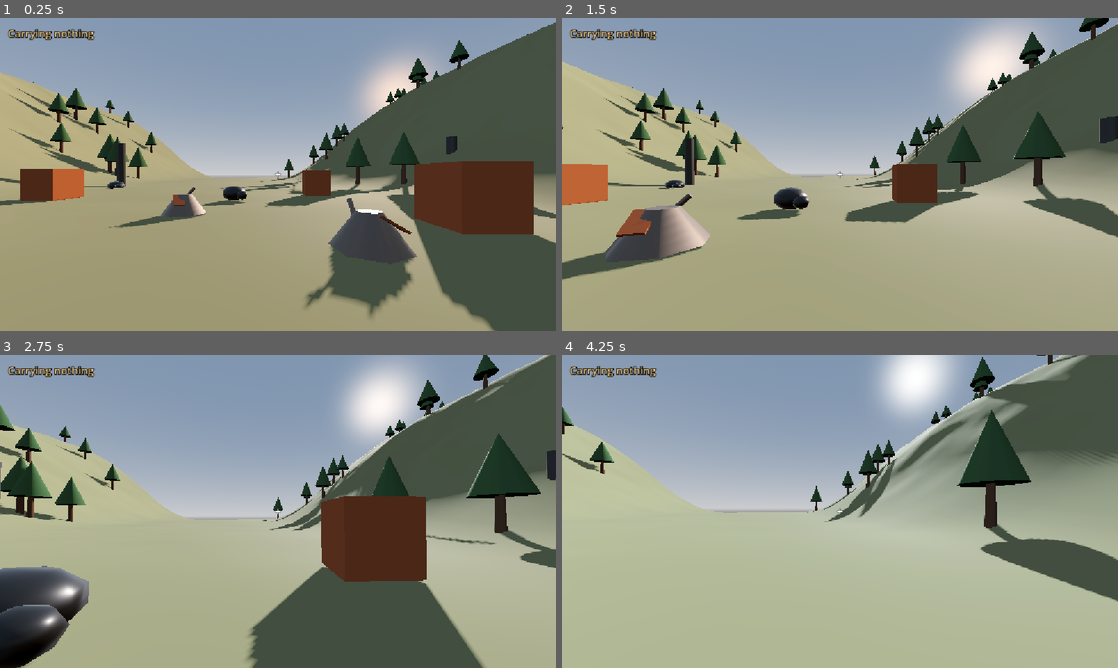
Above: before the commit, frames 1-4 (two rows, left to right).
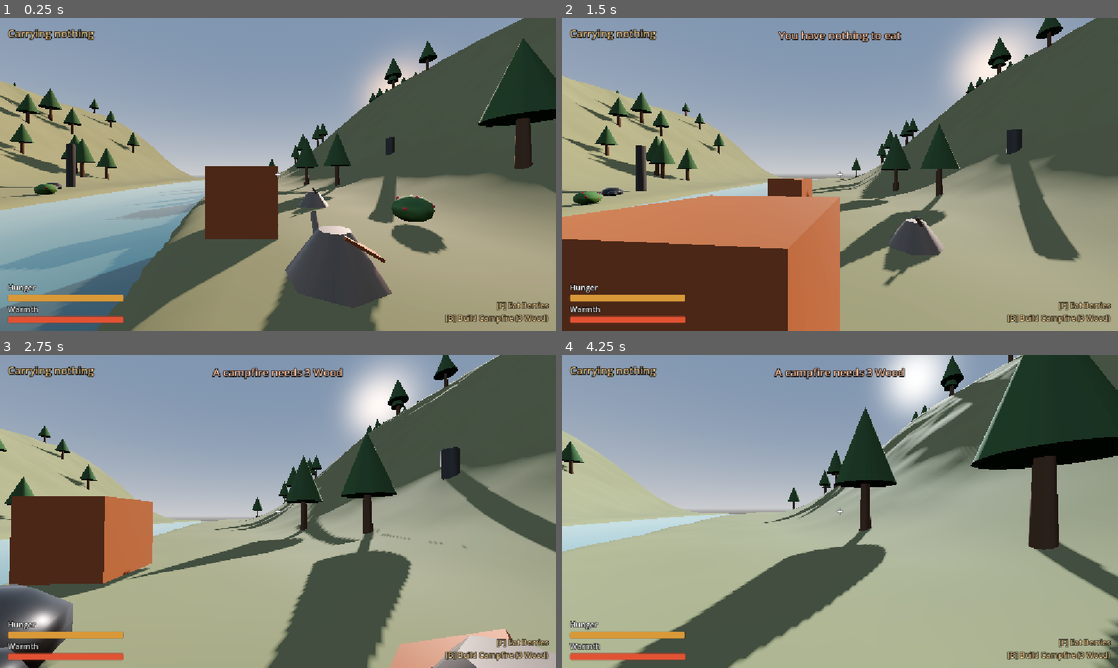
Above: after the commit, the same moments.

Repository: marcmarino83/Steampunk-Valley
Game: Godot game, scene res://world.tscn
The game is run twice, just before and just after one commit, with the same random seed, the same clock (stepped at 60 frames per second) and the same inputs.
Inputs (mouse positions are in pixels of both pictures, inside the frame that each line leads up to):
- Up to frame 1 (0.25 s): no input
- Up to frame 2 (1.5 s): tap Enter (ui_accept) at 0.5, 0.77 s; move the mouse to (867, 174) at 0.52 s; hold W from 0.53 s (still down); tap E at 0.6 s; tap F at 0.8, 1.35 s; move the mouse to (812, 174) at 1.27 s
- Up to frame 3 (2.75 s): keep holding W; tap Enter (ui_accept) at 1.52 s; tap B at 1.55, 2.1 s; move the mouse to (289, 505) at 2.02 s; tap E at 2.3 s
- Up to frame 4 (4.25 s): keep holding W; move the mouse to (834, 517) at 2.77 s; tap E at 2.85 s; tap Enter (ui_accept) at 3.02, 3.77 s; tap F at 3.05, 3.6 s; move the mouse to (878, 514) at 3.52 s; tap B at 3.8 s

The runs differ from the first frame. In frame 1, 50% of the frame differs, in the area x 0-100%, y 0-100%; in frame 2, 45%; in frame 3, 36%; in frame 4, 31%.

Commit message:
Add the river, and survival: hunger, warmth, berries and coal-burning campfires
Co-Authored-By: Claude Opus 5.5 <noreply@anthropic.com>

Diff:
--- /dev/null
+++ b/berry_bush.tscn
@@ -0,0 +1,65 @@
+[gd_scene format=3]
+
+[ext_resource type="Script" path="res://resource_node.gd" id="1_res"]
+
+[sub_resource type="BoxShape3D" id="BoxShape3D_bush"]
+size = Vector3(1.4, 1.0, 1.4)
+
+[sub_resource type="StandardMaterial3D" id="StandardMaterial3D_leaves"]
+albedo_color = Color(0.22, 0.36, 0.18, 1)
+roughness = 0.85
+
+[sub_resource type="SphereMesh" id="SphereMesh_bush"]
+material = SubResource("StandardMaterial3D_leaves")
+radius = 0.7
+height = 1.0
+radial_segments = 10
+rings = 5
+
+[sub_resource type="StandardMaterial3D" id="StandardMaterial3D_berry"]
+albedo_color = Color(0.72, 0.12, 0.18, 1)
+roughness = 0.4
+
+[sub_resource type="SphereMesh" id="SphereMesh_berry"]
+material = SubResource("StandardMaterial3D_berry")
+radius = 0.08
+height = 0.16
+radial_segments = 6
+rings = 3
+
+[node name="BerryBush" type="StaticBody3D"]
+script = ExtResource("1_res")
+resource_name = "Berries"
+amount_per_gather = 2
+
+[node name="CollisionShape3D" type="CollisionShape3D" parent="."]
+transform = Transform3D(1, 0, 0, 0, 1, 0, 0, 0, 1, 0, 0.5, 0)
+shape = SubResource("BoxShape3D_bush")
+
+[node name="MeshInstance3D" type="MeshInstance3D" parent="."]
+transform = Transform3D(1, 0, 0, 0, 1, 0, 0, 0, 1, 0, 0.5, 0)
+mesh = SubResource("SphereMesh_bush")
+
+[node name="Berry" type="MeshInstance3D" parent="MeshInstance3D"]
+transform = Transform3D(1, 0, 0, 0, 1, 0, 0, 0, 1, 0.45, 0.15, 0.4)
+mesh = SubResource("SphereMesh_berry")
+
+[node name="Berry2" type="MeshInstance3D" parent="MeshInstance3D"]
+transform = Transform3D(1, 0, 0, 0, 1, 0, 0, 0, 1, -0.5, 0.05, 0.38)
+mesh = SubResource("SphereMesh_berry")
+
+[node name="Berry3" type="MeshInstance3D" parent="MeshInstance3D"]
+transform = Transform3D(1, 0, 0, 0, 1, 0, 0, 0, 1, 0.1, 0.3, -0.55)
+mesh = SubResource("SphereMesh_berry")
+
+[node name="Berry4" type="MeshInstance3D" parent="MeshInstance3D"]
+transform = Transform3D(1, 0, 0, 0, 1, 0, 0, 0, 1, -0.3, 0.32, -0.4)
+mesh = SubResource("SphereMesh_berry")
+
+[node name="Berry5" type="MeshInstance3D" parent="MeshInstance3D"]
+transform = Transform3D(1, 0, 0, 0, 1, 0, 0, 0, 1, 0.6, -0.05, -0.2)
+mesh = SubResource("SphereMesh_berry")
+
+[node name="Berry6" type="MeshInstance3D" parent="MeshInstance3D"]
+transform = Transform3D(1, 0, 0, 0, 1, 0, 0, 0, 1, 0, 0.42, 0.25)
+mesh = SubResource("SphereMesh_berry")
--- /dev/null
+++ b/campfire.gd
@@ -0,0 +1,55 @@
+class_name Campfire
+extends StaticBody3D
+
+## How long one lump of coal keeps the fire going, in seconds
+@export var burn_time_per_coal := 60.0
+## The most fuel the fire can hold at once, in seconds
+@export var max_fuel := 300.0
+## How close you need to be to feel the heat
+@export var warmth_radius := 6.0
+
+@onready var flame: Node3D = $Flame
+@onready var light: OmniLight3D = $Light
+
+## Seconds of burning left
+var fuel := 0.0
+
+
+func _ready() -> void:
+	add_to_group("campfires")
+
+
+func is_lit() -> bool:
+	return fuel > 0.0
+
+
+func can_interact() -> bool:
+	return true
+
+
+func get_prompt() -> String:
+	if is_lit():
+		return "Add Coal (%ds left)" % ceili(fuel)
+	return "Light with Coal"
+
+
+func interact(player) -> void:
+	if fuel + burn_time_per_coal > max_fuel:
+		player.flash("The fire can't take any more coal yet")
+	elif player.remove_item("Coal", 1):
+		fuel += burn_time_per_coal
+	else:
+		player.flash("You need Coal to fuel the fire")
+
+
+func _process(delta: float) -> void:
+	fuel = maxf(fuel - delta, 0.0)
+	flame.visible = is_lit()
+	light.visible = is_lit()
+
+	if is_lit():
+		# Flicker: two wobbles at different speeds so it never looks regular
+		var t := Time.get_ticks_msec() * 0.001
+		var flicker := sin(t * 13.0) * 0.5 + sin(t * 7.3) * 0.5
+		light.light_energy = 2.0 + flicker * 0.4
+		flame.scale = Vector3(1.0, 1.0 + flicker * 0.12, 1.0)
--- /dev/null
+++ b/campfire.tscn
@@ -0,0 +1,69 @@
+[gd_scene format=3]
+
+[ext_resource type="Script" path="res://campfire.gd" id="1_fire"]
+
+[sub_resource type="CylinderShape3D" id="CylinderShape3D_fire"]
+height = 0.3
+radius = 0.6
+
+[sub_resource type="StandardMaterial3D" id="StandardMaterial3D_stone"]
+albedo_color = Color(0.4, 0.39, 0.37, 1)
+roughness = 0.95
+
+[sub_resource type="TorusMesh" id="TorusMesh_stones"]
+material = SubResource("StandardMaterial3D_stone")
+inner_radius = 0.4
+outer_radius = 0.62
+rings = 12
+ring_segments = 6
+
+[sub_resource type="StandardMaterial3D" id="StandardMaterial3D_log"]
+albedo_color = Color(0.2901961, 0.20392157, 0.14117648, 1)
+roughness = 0.9
+
+[sub_resource type="BoxMesh" id="BoxMesh_log"]
+material = SubResource("StandardMaterial3D_log")
+size = Vector3(0.8, 0.12, 0.12)
+
+[sub_resource type="StandardMaterial3D" id="StandardMaterial3D_flame"]
+shading_mode = 0
+albedo_color = Color(1, 0.55, 0.15, 1)
+
+[sub_resource type="CylinderMesh" id="CylinderMesh_flame"]
+material = SubResource("StandardMaterial3D_flame")
+top_radius = 0.0
+bottom_radius = 0.25
+height = 0.7
+radial_segments = 8
+rings = 1
+
+[node name="Campfire" type="StaticBody3D"]
+script = ExtResource("1_fire")
+
+[node name="CollisionShape3D" type="CollisionShape3D" parent="."]
+transform = Transform3D(1, 0, 0, 0, 1, 0, 0, 0, 1, 0, 0.15, 0)
+shape = SubResource("CylinderShape3D_fire")
+
+[node name="Stones" type="MeshInstance3D" parent="."]
+transform = Transform3D(1, 0, 0, 0, 1, 0, 0, 0, 1, 0, 0.1, 0)
+mesh = SubResource("TorusMesh_stones")
+
+[node name="Log" type="MeshInstance3D" parent="."]
+transform = Transform3D(0.707107, 0, -0.707107, 0, 1, 0, 0.707107, 0, 0.707107, 0, 0.1, 0)
+mesh = SubResource("BoxMesh_log")
+
+[node name="Log2" type="MeshInstance3D" parent="."]
+transform = Transform3D(0.707107, 0, 0.707107, 0, 1, 0, -0.707107, 0, 0.707107, 0, 0.2, 0)
+mesh = SubResource("BoxMesh_log")
+
+[node name="Flame" type="MeshInstance3D" parent="."]
+visible = false
+transform = Transform3D(1, 0, 0, 0, 1, 0, 0, 0, 1, 0, 0.5, 0)
+mesh = SubResource("CylinderMesh_flame")
+
+[node name="Light" type="OmniLight3D" parent="."]
+visible = false
+transform = Transform3D(1, 0, 0, 0, 1, 0, 0, 0, 1, 0, 0.7, 0)
+light_color = Color(1, 0.62, 0.32, 1)
+light_energy = 2.0
+omni_range = 9.0
--- a/directional_light_3d.gd
+++ b/directional_light_3d.gd
@@ -6,6 +6,13 @@
 @export_range(0.0, 1.0) var time_of_day := 0.3
 ## The sky, so it can dim at night
 @export var world_environment: WorldEnvironment
+
+## 1 in full daylight, 0 at night. The player reads this to know how cold it is.
+var daylight := 1.0
+
+
+func _ready() -> void:
+	add_to_group("sun")
 
 
 func _process(delta: float) -> void:
@@ -17,7 +24,7 @@
 
 	# How high the sun is: 1 at noon, 0 at the horizon, below 0 at night
 	var sun_height := sin((time_of_day - 0.25) * TAU)
-	var daylight := clampf(sun_height * 3.0, 0.0, 1.0)
+	daylight = clampf(sun_height * 3.0, 0.0, 1.0)
 
 	# Fade the sunlight, and warm it to orange near sunrise and sunset
 	light_energy = daylight
--- a/player.gd
+++ b/player.gd
@@ -3,14 +3,39 @@
 const WALK_SPEED = 5.0
 const JUMP_VELOCITY = 4.5
 const MOUSE_SENSITIVITY = 0.002
+
+## Hunger lost per second. A full belly lasts about 4 in-game days.
+const HUNGER_DRAIN = 0.2
+## How much hunger one berry fills back up
+const BERRY_FOOD = 15.0
+## Warmth lost per second in the dead of night, and gained back at midday
+const NIGHT_CHILL = 1.5
+const DAY_WARMTH = 0.3
+## Warmth gained per second standing by a lit campfire
+const FIRE_WARMTH = 6.0
+## Wood it takes to build a campfire
+const CAMPFIRE_COST = 3
+
+const CAMPFIRE_SCENE = preload("res://campfire.tscn")
 
 @onready var camera: Camera3D = $Camera3D
 @onready var interact_ray: RayCast3D = $Camera3D/InteractRay
 @onready var prompt_label: Label = $HUD/Prompt
 @onready var inventory_label: Label = $HUD/Inventory
+@onready var hunger_bar: ProgressBar = $HUD/Meters/HungerBar
+@onready var warmth_bar: ProgressBar = $HUD/Meters/WarmthBar
+@onready var status_label: Label = $HUD/Status
 
 ## What you're carrying, like {"Scrap": 3, "Coal": 1}
 var inventory := {}
+## 100 = full, 0 = starving
+var hunger := 100.0
+## 100 = toasty, 0 = freezing
+var warmth := 100.0
+
+# A short message shown at the top of the screen, and how long it has left
+var _message := ""
+var _message_time := 0.0
 
 
 func _ready() -> void:
@@ -21,9 +46,11 @@
 	_update_inventory_label()
 
 
-func _process(_delta: float) -> void:
-	# Show "[E] Gather ..." while you're looking at something gatherable
-	var target := _looked_at_resource()
+func _process(delta: float) -> void:
+	_update_survival(delta)
+
+	# Show "[E] ..." while you're looking at something you can use
+	var target = _looked_at()
 	prompt_label.visible = target != null
 	if target:
 		prompt_label.text = "[E] %s" % target.get_prompt()
@@ -42,14 +69,17 @@
 	elif event is InputEventMouseButton and event.pressed:
 		Input.mouse_mode = Input.MOUSE_MODE_CAPTURED
 
-	# E gathers whatever you're looking at
-	if event is InputEventKey and event.pressed and not event.echo and event.keycode == KEY_E:
-		var target := _looked_at_resource()
-		if target:
-			var amount := target.gather()
-			# Some things (like trees) take a few hits before giving anything
-			if amount > 0:
-				_add_to_inventory(target.resource_name, amount)
+	if event is InputEventKey and event.pressed and not event.echo:
+		match event.keycode:
+			KEY_E:
+				# Gather, chop, or feed a fire: whatever you're looking at
+				var target = _looked_at()
+				if target:
+					target.interact(self)
+			KEY_F:
+				_eat()
+			KEY_B:
+				_build_campfire()
 
 
 func _physics_process(delta: float) -> void:
@@ -68,27 +98,113 @@
 	if Input.is_key_pressed(KEY_A): input_dir.x -= 1
 	if Input.is_key_pressed(KEY_D): input_dir.x += 1
 
+	# Starving or freezing slows you to a trudge
+	var speed := WALK_SPEED
+	if hunger <= 0.0 or warmth <= 0.0:
+		speed *= 0.5
+
 	# Turn the key presses into movement in the direction you're facing
 	var direction := (transform.basis * Vector3(input_dir.x, 0, input_dir.y)).normalized()
-	velocity.x = direction.x * WALK_SPEED
-	velocity.z = direction.z * WALK_SPEED
+	velocity.x = direction.x * speed
+	velocity.z = direction.z * speed
 
 	move_and_slide()
 
 
-## The gatherable thing in front of you (within reach), or null
-func _looked_at_resource() -> ResourceNode:
+## Shows a short message at the top of the screen
+func flash(text: String) -> void:
+	_message = text
+	_message_time = 2.5
+
+
+func add_item(item: String, amount: int) -> void:
+	inventory[item] = inventory.get(item, 0) + amount
+	_update_inventory_label()
+
+
+## Takes items out of your pockets. Returns false (and takes nothing) if you don't have enough.
+func remove_item(item: String, amount: int) -> bool:
+	if inventory.get(item, 0) < amount:
+		return false
+	inventory[item] -= amount
+	if inventory[item] == 0:
+		inventory.erase(item)
+	_update_inventory_label()
+	return true
+
+
+## The thing in front of you (within reach) that E would use, or null
+func _looked_at() -> Object:
 	if interact_ray.is_colliding():
-		var target := interact_ray.get_collider() as ResourceNode
+		var target = interact_ray.get_collider()
 		# Stumps and emptied piles are still there, but have nothing left
-		if target and target.gathers_left > 0:
+		if target and target.has_method("interact") and target.can_interact():
 			return target
 	return null
 
 
-func _add_to_inventory(item: String, amount: int) -> void:
-	inventory[item] = inventory.get(item, 0) + amount
-	_update_inventory_label()
+func _update_survival(delta: float) -> void:
+	hunger = maxf(hunger - HUNGER_DRAIN * delta, 0.0)
+
+	# Chilly at night, slowly warming by day, and quickly warming by a fire
+	var daylight := 1.0
+	var sun = get_tree().get_first_node_in_group("sun")
+	if sun:
+		daylight = sun.daylight
+	var warmth_change := lerpf(-NIGHT_CHILL, DAY_WARMTH, daylight)
+	if _near_lit_fire():
+		warmth_change = FIRE_WARMTH
+	warmth = clampf(warmth + warmth_change * delta, 0.0, 100.0)
+
+	hunger_bar.value = hunger
+	warmth_bar.value = warmth
+
+	# A recent message wins; otherwise warn about anything that's run out
+	_message_time -= delta
+	if _message_time > 0.0:
+		status_label.text = _message
+	else:
+		var warnings: PackedStringArray = []
+		if hunger <= 0.0:
+			warnings.append("You're starving! Eat something [F]")
+		if warmth <= 0.0:
+			warnings.append("You're freezing! Get to a fire")
+		status_label.text = "\n".join(warnings)
+
+
+func _near_lit_fire() -> bool:
+	for fire in get_tree().get_nodes_in_group("campfires"):
+		if fire.is_lit() and global_position.distance_to(fire.global_position) < fire.warmth_radius:
+			return true
+	return false
+
+
+func _eat() -> void:
+	if hunger >= 100.0:
+		flash("You're not hungry")
+	elif remove_item("Berries", 1):
+		hunger = minf(hunger + BERRY_FOOD, 100.0)
+	else:
+		flash("You have nothing to eat")
+
+
+func _build_campfire() -> void:
+	if not remove_item("Wood", CAMPFIRE_COST):
+		flash("A campfire needs %d Wood" % CAMPFIRE_COST)
+		return
+
+	# Set it down on the ground a couple of steps in front of you
+	var spot := global_position - global_basis.z * 2.0
+	var query := PhysicsRayQueryParameters3D.create(spot + Vector3.UP * 3.0, spot + Vector3.DOWN * 5.0)
+	query.exclude = [get_rid()]
+	var hit := get_world_3d().direct_space_state.intersect_ray(query)
+	if hit:
+		spot = hit["position"]
+
+	var fire := CAMPFIRE_SCENE.instantiate()
+	get_parent().add_child(fire)
+	fire.global_position = spot
+	flash("Campfire built. Look at it and press E to add Coal")
 
 
 func _update_inventory_label() -> void:
--- a/player.tscn
+++ b/player.tscn
@@ -5,6 +5,27 @@
 [sub_resource type="CapsuleShape3D" id="CapsuleShape3D_body"]
 
 [sub_resource type="CapsuleMesh" id="CapsuleMesh_body"]
+
+[sub_resource type="StyleBoxFlat" id="StyleBoxFlat_meter_bg"]
+bg_color = Color(0, 0, 0, 0.55)
+corner_radius_top_left = 3
+corner_radius_top_right = 3
+corner_radius_bottom_right = 3
+corner_radius_bottom_left = 3
+
+[sub_resource type="StyleBoxFlat" id="StyleBoxFlat_hunger"]
+bg_color = Color(0.85, 0.6, 0.22, 1)
+corner_radius_top_left = 3
+corner_radius_top_right = 3
+corner_radius_bottom_right = 3
+corner_radius_bottom_left = 3
+
+[sub_resource type="StyleBoxFlat" id="StyleBoxFlat_warmth"]
+bg_color = Color(0.88, 0.32, 0.2, 1)
+corner_radius_top_left = 3
+corner_radius_top_right = 3
+corner_radius_bottom_right = 3
+corner_radius_bottom_left = 3
 
 [node name="Player" type="CharacterBody3D" unique_id=925832463]
 script = ExtResource("1_4flbx")
@@ -62,3 +83,73 @@
 theme_override_constants/outline_size = 6
 theme_override_font_sizes/font_size = 22
 text = "Carrying nothing"
+
+[node name="Meters" type="VBoxContainer" parent="HUD"]
+anchors_preset = 2
+anchor_top = 1.0
+anchor_bottom = 1.0
+offset_left = 16.0
+offset_top = -120.0
+offset_right = 256.0
+offset_bottom = -16.0
+grow_vertical = 0
+alignment = 2
+
+[node name="HungerLabel" type="Label" parent="HUD/Meters"]
+theme_override_colors/font_outline_color = Color(0, 0, 0, 1)
+theme_override_constants/outline_size = 5
+theme_override_font_sizes/font_size = 16
+text = "Hunger"
+
+[node name="HungerBar" type="ProgressBar" parent="HUD/Meters"]
+custom_minimum_size = Vector2(240, 14)
+theme_override_styles/background = SubResource("StyleBoxFlat_meter_bg")
+theme_override_styles/fill = SubResource("StyleBoxFlat_hunger")
+value = 100.0
+show_percentage = false
+
+[node name="WarmthLabel" type="Label" parent="HUD/Meters"]
+theme_override_colors/font_outline_color = Color(0, 0, 0, 1)
+theme_override_constants/outline_size = 5
+theme_override_font_sizes/font_size = 16
+text = "Warmth"
+
+[node name="WarmthBar" type="ProgressBar" parent="HUD/Meters"]
+custom_minimum_size = Vector2(240, 14)
+theme_override_styles/background = SubResource("StyleBoxFlat_meter_bg")
+theme_override_styles/fill = SubResource("StyleBoxFlat_warmth")
+value = 100.0
+show_percentage = false
+
+[node name="Status" type="Label" parent="HUD"]
+anchors_preset = 10
+anchor_right = 1.0
+offset_top = 20.0
+offset_bottom = 90.0
+grow_horizontal = 2
+theme_override_colors/font_color = Color(1, 0.78, 0.65, 1)
+theme_override_colors/font_outline_color = Color(0, 0, 0, 1)
+theme_override_constants/outline_size = 6
+theme_override_font_sizes/font_size = 22
+horizontal_alignment = 1
+
+[node name="Hints" type="Label" parent="HUD"]
+anchors_preset = 3
+anchor_left = 1.0
+anchor_top = 1.0
+anchor_right = 1.0
+anchor_bottom = 1.0
+offset_left = -420.0
+offset_top = -70.0
+offset_right = -16.0
+offset_bottom = -16.0
+grow_horizontal = 0
+grow_vertical = 0
+theme_override_colors/font_color = Color(0.94, 0.8, 0.55, 1)
+theme_override_colors/font_outline_color = Color(0, 0, 0, 1)
+theme_override_constants/outline_size = 5
+theme_override_font_sizes/font_size = 16
+text = "[F] Eat Berries
+[B] Build Campfire (3 Wood)"
+horizontal_alignment = 2
+vertical_alignment = 2
--- a/resource_node.gd
+++ b/resource_node.gd
@@ -11,9 +11,22 @@
 var _tween: Tween
 
 
+## Whether looking at this shows a prompt (stumps and emptied piles don't)
+func can_interact() -> bool:
+	return gathers_left > 0
+
+
 ## The text shown after "[E]" when you look at this
 func get_prompt() -> String:
 	return "Gather %s" % resource_name
+
+
+## What happens when you press E on this
+func interact(player) -> void:
+	var amount := gather()
+	# Some things (like trees) take a few hits before giving anything
+	if amount > 0:
+		player.add_item(resource_name, amount)
 
 
 ## Takes one gather's worth from this pile and returns how much you got
--- a/valley.gd
+++ b/valley.gd
@@ -15,7 +15,17 @@
 @export var bump_height := 2.0
 ## Change this for a differently shaped valley
 @export var map_seed := 1
+## Width of the river's flat bed, down the middle of the valley floor
+@export var river_width := 8.0
+## How far the muddy banks slope up on each side of the bed
+@export var bank_width := 2.5
+## How far the riverbed sinks below the valley floor
+@export var river_depth := 1.5
+## Height of the water surface (the valley floor is around 0)
+@export var water_level := -0.4
 @export var ground_material: Material
+## Leave empty to use a plain see-through blue
+@export var water_material: Material
 @export var tree_scene: PackedScene
 @export var tree_count := 150
 ## Tick this in the Inspector to rebuild after changing settings
@@ -41,8 +51,11 @@
 	var distance_from_center := absf(x - valley_center(z))
 	var t := clampf((distance_from_center - floor_width * 0.5) / slope_width, 0.0, 1.0)
 	var height := smoothstep(0.0, 1.0, t) * hill_height
-	# Lumps: small on the valley floor, bigger up on the hills
-	height += noise.get_noise_2d(x, z) * bump_height * (0.3 + t)
+	# The riverbed: 1 on the flat bed, easing to 0 at the top of the banks
+	var river := 1.0 - smoothstep(river_width * 0.5, river_width * 0.5 + bank_width, distance_from_center)
+	height -= river * river_depth
+	# Lumps: small on the valley floor, bigger up on the hills, none in the riverbed
+	height += noise.get_noise_2d(x, z) * bump_height * (0.3 + t) * (1.0 - river)
 	return height
 
 
@@ -99,6 +112,32 @@
 	collision.scale = Vector3(step, 1.0, step)
 	add_child(collision)
 
+	# Lay a flat water ribbon along the river, tucked under the banks at its edges
+	var water_half_width := river_width * 0.5 + bank_width
+	var water := SurfaceTool.new()
+	water.begin(Mesh.PRIMITIVE_TRIANGLES)
+	for zi in points:
+		var z := -half + zi * step
+		var center := valley_center(z)
+		water.set_uv(Vector2(0, zi * 0.2))
+		water.add_vertex(Vector3(center - water_half_width, water_level, z))
+		water.set_uv(Vector2(1, zi * 0.2))
+		water.add_vertex(Vector3(center + water_half_width, water_level, z))
+	for zi in resolution:
+		var i := zi * 2
+		water.add_index(i)
+		water.add_index(i + 1)
+		water.add_index(i + 2)
+		water.add_index(i + 1)
+		water.add_index(i + 3)
+		water.add_index(i + 2)
+	water.generate_normals()
+
+	var river_surface := MeshInstance3D.new()
+	river_surface.mesh = water.commit()
+	river_surface.material_override = water_material if water_material else _default_water()
+	add_child(river_surface)
+
 	# Scatter trees on the slopes, keeping the valley floor open
 	if tree_scene:
 		var rng := RandomNumberGenerator.new()
@@ -117,3 +156,15 @@
 			tree.scale = Vector3.ONE * rng.randf_range(0.8, 1.4)
 			add_child(tree)
 			placed += 1
+
+
+# Clear blue-green water you can see the riverbed through
+func _default_water() -> StandardMaterial3D:
+	var material := StandardMaterial3D.new()
+	material.albedo_color = Color(0.2, 0.42, 0.5, 0.7)
+	material.transparency = BaseMaterial3D.TRANSPARENCY_ALPHA
+	material.metallic = 0.3
+	material.roughness = 0.08
+	# Visible from underneath too, if you wade in and look up
+	material.cull_mode = BaseMaterial3D.CULL_DISABLED
+	return material
--- a/world.tscn
+++ b/world.tscn
@@ -6,6 +6,7 @@
 [ext_resource type="PackedScene" path="res://coal_deposit.tscn" id="3_coal"]
 [ext_resource type="Script" uid="uid://ot3536xogk55" path="res://valley.gd" id="5_dwbse"]
 [ext_resource type="PackedScene" uid="uid://chlsvu01bkeuv" path="res://tree.tscn" id="6_pkg7o"]
+[ext_resource type="PackedScene" path="res://berry_bush.tscn" id="7_berry"]
 
 [sub_resource type="ProceduralSkyMaterial" id="ProceduralSkyMaterial_sky"]
 sky_horizon_color = Color(0.662243, 0.671743, 0.686743, 1)
@@ -40,7 +41,7 @@
 environment = SubResource("Environment_main")
 
 [node name="Player" parent="." unique_id=232283361 instance=ExtResource("1_f3sb7")]
-transform = Transform3D(1, 0, 0, 0, 1, 0, 0, 0, 1, -0.06529802, 0.9565052, -1.3831979)
+transform = Transform3D(1, 0, 0, 0, 1, 0, 0, 0, 1, 7, 1.5, -1.4)
 
 [node name="Crate" type="CSGBox3D" parent="." unique_id=480294850]
 transform = Transform3D(1, 0, 0, 0, 1, 0, 0, 0, 1, 6, 1, -8)
@@ -91,10 +92,10 @@
 material = SubResource("StandardMaterial3D_iron")
 
 [node name="ScrapPile" parent="." unique_id=941276853 instance=ExtResource("2_scrap")]
-transform = Transform3D(1, 0, 0, 0, 1, 0, 0, 0, 1, 2, 0, -6)
+transform = Transform3D(1, 0, 0, 0, 1, 0, 0, 0, 1, 8, 0, -5)
 
 [node name="ScrapPile2" parent="." unique_id=1110637839 instance=ExtResource("2_scrap")]
-transform = Transform3D(0.5, 0, -0.866025, 0, 1, 0, 0.866025, 0, 0.5, -4, 0, -10)
+transform = Transform3D(0.5, 0, -0.866025, 0, 1, 0, 0.866025, 0, 0.5, -11, 0, -11)
 
 [node name="ScrapPile3" parent="." unique_id=1693362002 instance=ExtResource("2_scrap")]
 transform = Transform3D(-0.707107, 0, 0.707107, 0, 1, 0, -0.707107, 0, -0.707107, 9, 0, -13)
@@ -103,7 +104,7 @@
 transform = Transform3D(0, 0, 1, 0, 1, 0, -1, 0, 0, -12, 0, 3)
 
 [node name="CoalDeposit" parent="." unique_id=1332049323 instance=ExtResource("3_coal")]
-transform = Transform3D(1, 0, 0, 0, 1, 0, 0, 0, 1, -3, 0, -15)
+transform = Transform3D(1, 0, 0, 0, 1, 0, 0, 0, 1, 5, 0, -14)
 
 [node name="CoalDeposit2" parent="." unique_id=2061046327 instance=ExtResource("3_coal")]
 transform = Transform3D(0.866025, 0, 0.5, 0, 1, 0, -0.5, 0, 0.866025, 15, 0, -20)
@@ -113,6 +114,25 @@
 
 [node name="Valley" type="StaticBody3D" parent="." unique_id=361776968]
 script = ExtResource("5_dwbse")
+resolution = 256
 ground_material = SubResource("StandardMaterial3D_tisue")
 tree_scene = ExtResource("6_pkg7o")
 rebuild = true
+
+[node name="BerryBush" parent="." instance=ExtResource("7_berry")]
+transform = Transform3D(1, 0, 0, 0, 1, 0, 0, 0, 1, 10, 0, 2)
+
+[node name="BerryBush2" parent="." instance=ExtResource("7_berry")]
+transform = Transform3D(1, 0, 0, 0, 1, 0, 0, 0, 1, -9, 0, 1)
+
+[node name="BerryBush3" parent="." instance=ExtResource("7_berry")]
+transform = Transform3D(1, 0, 0, 0, 1, 0, 0, 0, 1, 12, 0, -9)
+
+[node name="BerryBush4" parent="." instance=ExtResource("7_berry")]
+transform = Transform3D(1, 0, 0, 0, 1, 0, 0, 0, 1, -13, 0, -19)
+
+[node name="BerryBush5" parent="." instance=ExtResource("7_berry")]
+transform = Transform3D(1, 0, 0, 0, 1, 0, 0, 0, 1, 11, 0, 9)
+
+[node name="BerryBush6" parent="." instance=ExtResource("7_berry")]
+transform = Transform3D(1, 0, 0, 0, 1, 0, 0, 0, 1, -10, 0, 7)
Not shown, added: campfire.gd.uid
